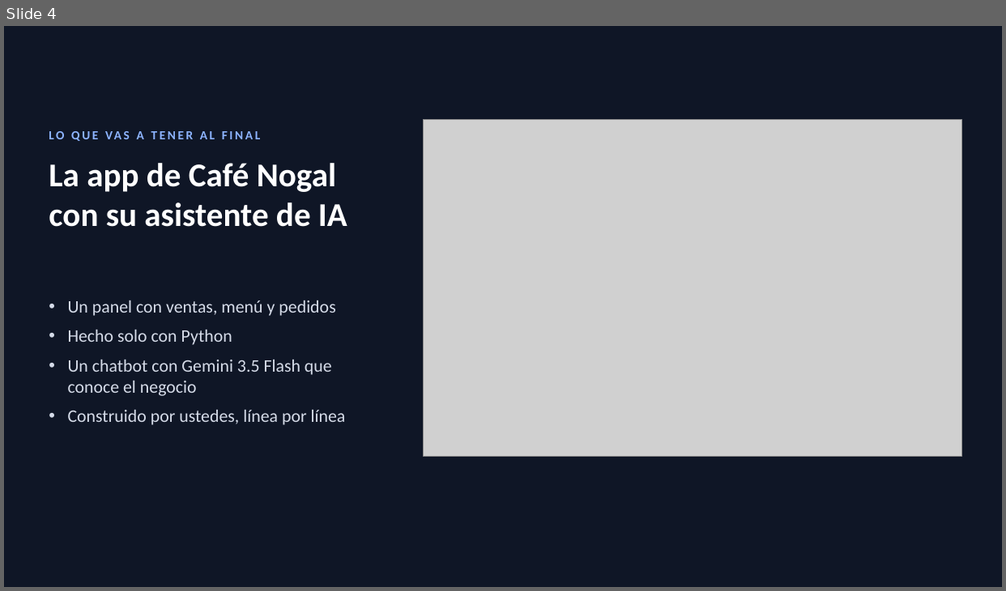
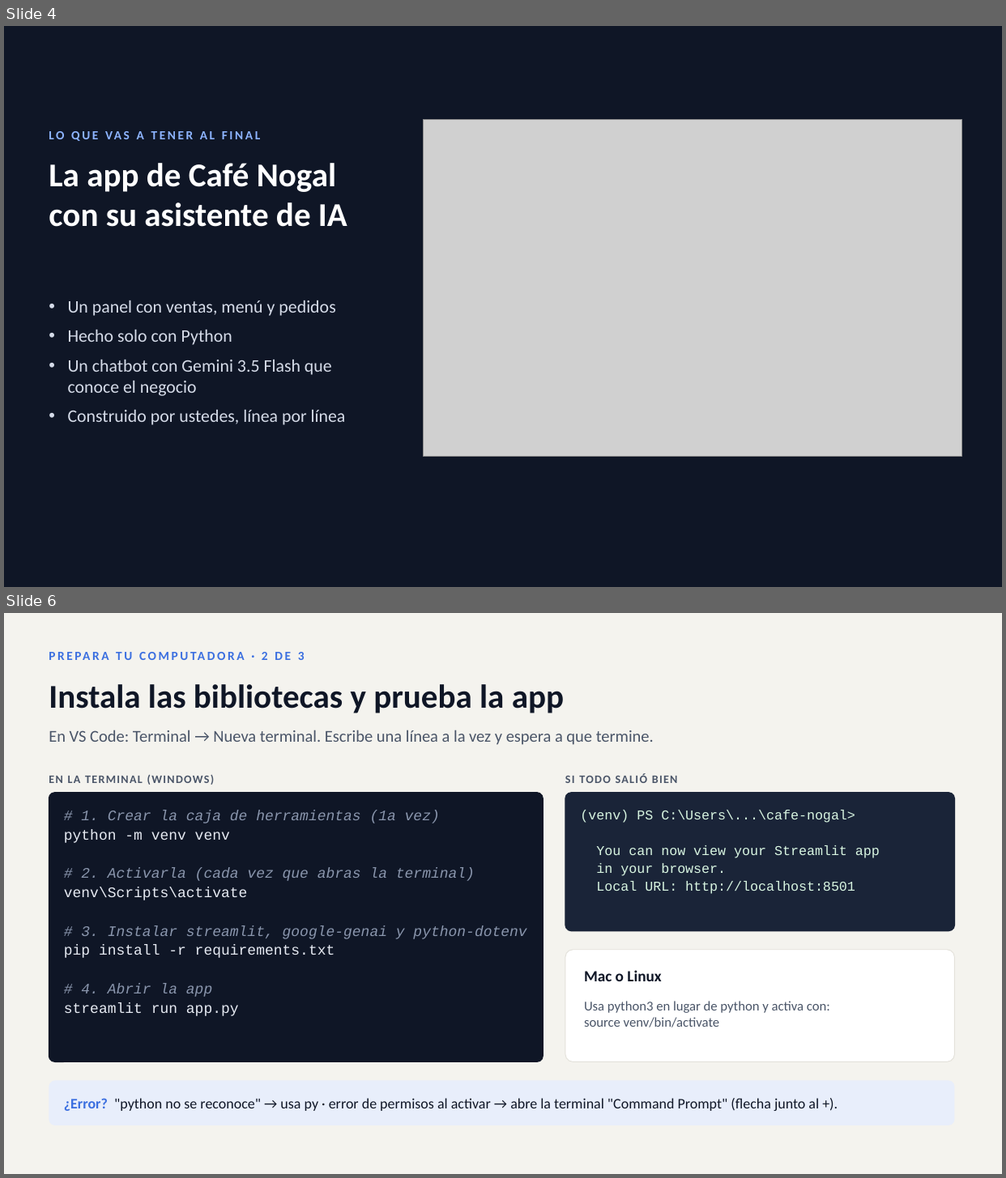
Before and after one commit to Wishard1/AngelDominguez, a slide deck: taller-ia/Implementa_IA_en_tus_sistemas.pptx. Shown one above the other, each under a label of ours: slide 4 before the commit, slides 4 and 6 after it; the slides between them are not shown. The pictures are 1006x591 and 1006x1178 pixels, drawn with LibreOffice and Linux fonts; fonts in the diff are those of the drawing; grey boxes stand for pictures. Boxes give left, top, right and bottom in pixels: in the first picture for what was removed or moved away, otherwise in the second. Text is boxed around its words. In the diff, an @@ line names an element or a change of style, - is before the commit and + after.

```diff
--- a/taller-ia/Implementa_IA_en_tus_sistemas.pptx
+++ b/taller-ia/Implementa_IA_en_tus_sistemas.pptx
@@ slide 6 added at bbox=[4, 613, 1002, 1174], background #F4F3EE @@
@@ text added at bbox=[262, 652, 305, 660], 12 pt, text #3B6FE0, bold @@
+PREPARA TU COMPUTADORA · 2 DE 3
@@ text added at bbox=[49, 684, 564, 713], 32 pt, text #0F1626, bold @@
+Instala las bibliotecas y prueba la app
@@ text added at bbox=[49, 730, 654, 745], 16 pt, text #4A5568 @@
+En VS Code: Terminal → Nueva terminal. Escribe una línea a la vez y espera a que termine.
@@ text added at bbox=[49, 774, 215, 785], 11 pt, text #4A5568, bold @@
+EN LA TERMINAL (WINDOWS)
@@ text added at bbox=[565, 773, 678, 783], 11 pt, text #4A5568, bold @@
+SI TODO SALIÓ BIEN
@@ rounded rectangle added at bbox=[49, 793, 543, 1063], fill #0F1626, outline #0F1626 1 pt @@
@@ rounded rectangle added at bbox=[565, 793, 955, 931], fill #1A2438, outline #1A2438 1 pt @@
@@ text added at bbox=[64, 811, 526, 1016], 14 pt, text #8A96AD, italic @@
+# 1. Crear la caja de herramientas (1a vez)
+python -m venv venv
+# 2. Activarla (cada vez que abras la terminal)
+venv\Scripts\activate
+# 3. Instalar streamlit, google-genai y python-dotenv
+pip install -r requirements.txt
+# 4. Abrir la app
+streamlit run app.py
@@ text added at bbox=[580, 810, 880, 894], 13 pt, text #D8F5E1 @@
+(venv) PS C:\Users\...\cafe-nogal>
+You can now view your Streamlit app
+in your browser.
+Local URL: http://localhost:8501
@@ rounded rectangle added at bbox=[565, 950, 955, 1063], fill #FFFFFF, outline #E3E1DA 0.75 pt @@
@@ text added at bbox=[584, 970, 661, 982], 15 pt, text #0F1626, bold @@
+Mac o Linux
@@ text added at bbox=[584, 1001, 830, 1028], 13 pt, text #4A5568 @@
+Usa python3 en lugar de python y activa con:
+source venv/bin/activate
@@ rounded rectangle added at bbox=[49, 1081, 955, 1126], fill #E8EEFB @@
@@ text added at bbox=[64, 1098, 819, 1111], 14 pt, text #0F1626 @@
+¿Error? "python no se reconoce" → usa py · error de permisos al activar → abre la terminal "Command Prompt" (flecha junto al +).
```
Also in this commit, not shown: 8 slides changed, 3 other slides added, 3 slides removed, 4 other files.
